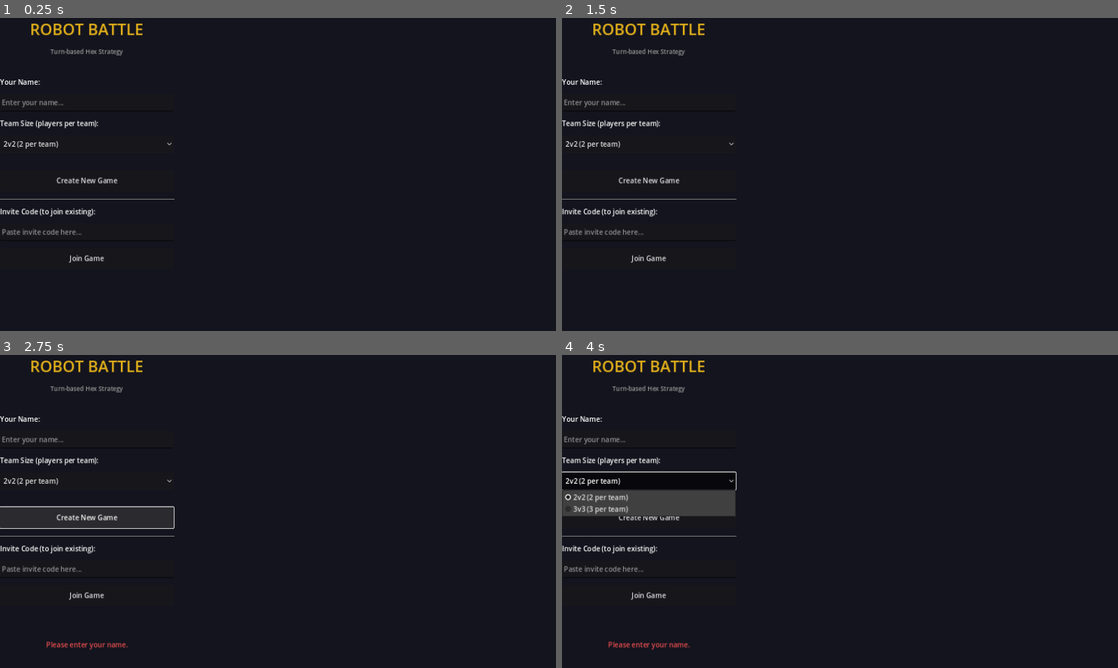
Above: before the commit, frames 1-4 (two rows, left to right).
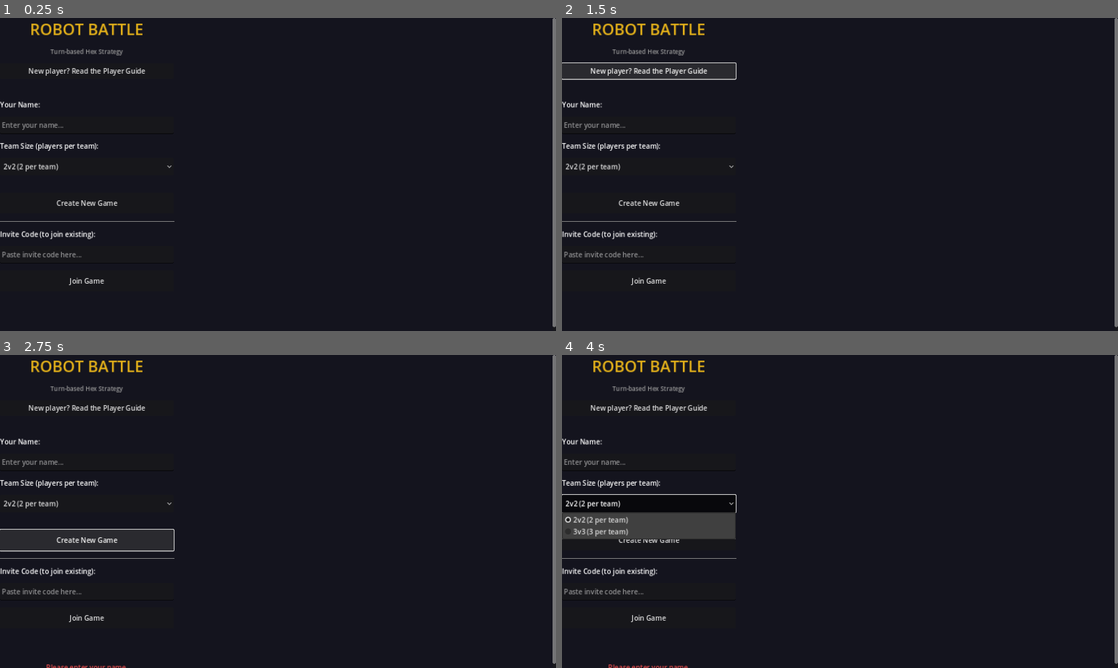
Above: after the commit, the same moments.

Repository: Karl-Eiholzer/robot_battle
Game: Godot game, scene res://scenes/main_menu.tscn
Two runs of this game, one before a commit and one after it. Both use one fixed random seed, a clock stepped at 60 frames per second and the inputs below.
Inputs (mouse positions are in pixels of both pictures, inside the frame that each line leads up to):
- Up to frame 1 (0.25 s): no input
- Up to frame 2 (1.5 s): click (650, 71) at 0.5 s, where only the run after the commit has a clickable "New player? Read the Player G…"; click (650, 71) at 1.25 s, where only the run after the commit has a clickable "New player? Read the Player G…"
- Up to frame 3 (2.75 s): click "Create New Game" at 2 s
- Up to frame 4 (4 s): click "Create New Game" at 2.75 s; click "2v2 (2 per team)" at 3.5 s

The runs differ from the first frame. In frame 1, 2.9% of the frame differs, in the area x 0-100%, y 0-99%; in frame 2, 3.1%; in frame 3, 3.6%; in frame 4, 7.4%, in the area x 0-100%, y 0-100%.

Commit message:
Add a player guide page linked from the main menu
The guide explains how to win, each robot type's movement and ability, and
how robots get knocked out. It is served next to the web build, and its
Return to Main Menu button keeps any invite code from a share link.

Co-Authored-By: Claude Opus 5.5 <noreply@anthropic.com>

Diff:
--- a/game_client/scenes/main_menu.gd
+++ b/game_client/scenes/main_menu.gd
@@ -15,6 +15,7 @@
 @onready var team_1_code_label: Label = $CenterContainer/VBox/Team1CodeLabel
 @onready var team_1_code_display: Label = $CenterContainer/VBox/Team1CodeDisplay
 @onready var copy_team_1_btn: Button = $CenterContainer/VBox/CopyTeam1Btn
+@onready var player_guide_btn: Button = $CenterContainer/VBox/PlayerGuideBtn
 @onready var poll_timer: Timer = $PollTimer
 
 # ==================== State ====================
@@ -38,6 +39,7 @@
 	join_game_btn.pressed.connect(_on_join_pressed)
 	copy_team_0_btn.pressed.connect(_on_copy_team_0_pressed)
 	copy_team_1_btn.pressed.connect(_on_copy_team_1_pressed)
+	player_guide_btn.pressed.connect(_on_player_guide_pressed)
 	poll_timer.timeout.connect(_on_poll_timer)
 
 	# Connect API signals
@@ -92,6 +94,15 @@
 		DisplayServer.clipboard_set(_share_text(code))
 		_show_status("Team 1 %s copied! Share with opponents." % _share_noun())
 
+func _on_player_guide_pressed() -> void:
+	if OS.has_feature("web"):
+		# Same tab, so the guide's "Return to Main Menu" lands back here; carry any invite code along
+		var code = invite_code_input.text.strip_edges()
+		var query = "?code=" + code.uri_encode() if code != "" else ""
+		JavaScriptBridge.eval("window.location.href = 'player_guide.html%s'" % query, true)
+	else:
+		OS.shell_open(ProjectSettings.globalize_path("res://player_guide.html"))
+
 # ==================== API Response Handlers ====================
 
 func _on_game_created(data: Dictionary) -> void:
--- a/game_client/scenes/main_menu.tscn
+++ b/game_client/scenes/main_menu.tscn
@@ -48,6 +48,11 @@
 theme_override_font_sizes/font_size = 14
 text = "Turn-based Hex Strategy"
 horizontal_alignment = 1
+
+[node name="PlayerGuideBtn" type="Button" parent="CenterContainer/VBox"]
+custom_minimum_size = Vector2(0, 36)
+layout_mode = 2
+text = "New player? Read the Player Guide"
 
 [node name="Spacer1" type="Control" parent="CenterContainer/VBox"]
 custom_minimum_size = Vector2(0, 16)
Not shown, changed: game_client/Caddyfile
Not shown, changed: game_client/Dockerfile
Not shown, changed: game_client/export_web.sh
Not shown, added: game_client/player_guide.html
